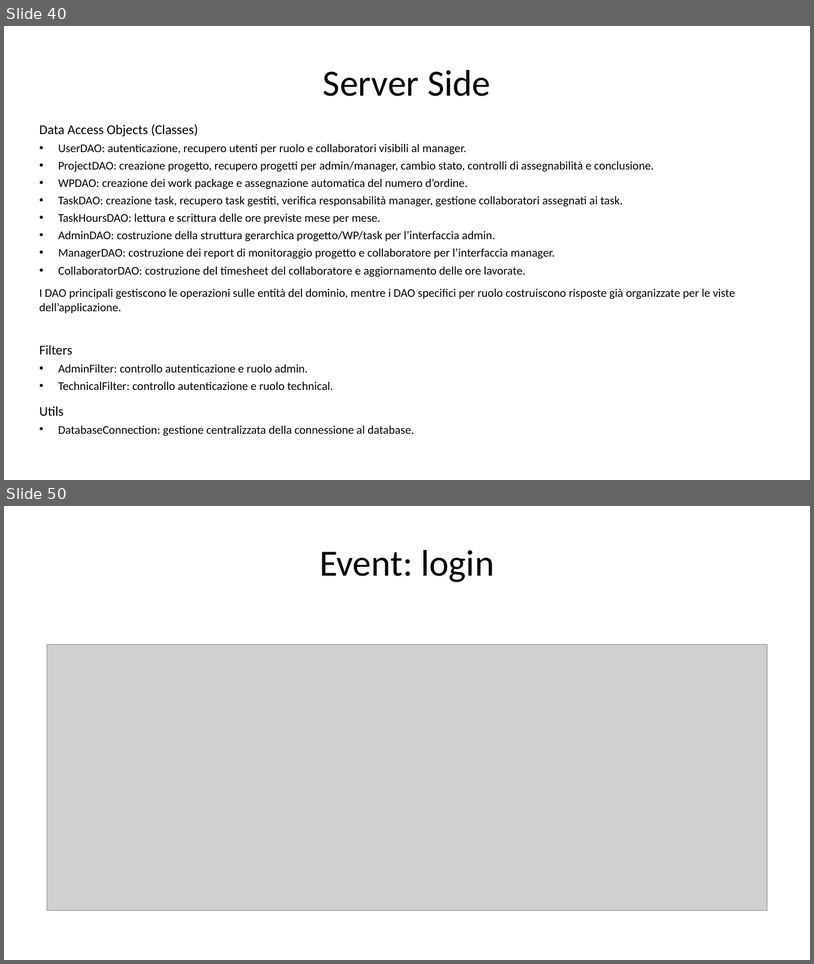
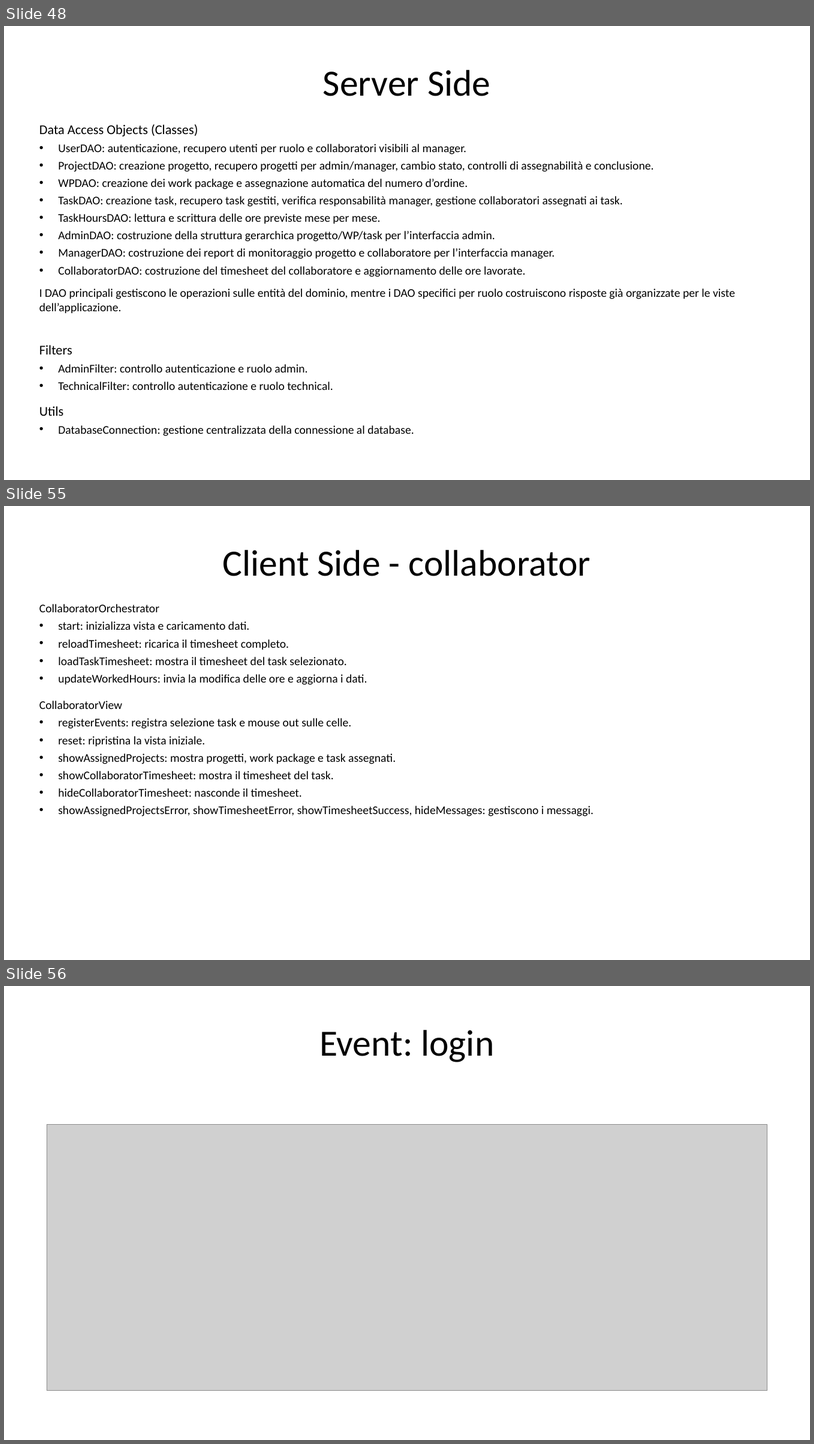
Before and after one commit to gilbertobrambilla/tiw-2026-html, a slide deck: docs/TIW_documentazione.pptx. Shown one above the other, each under a label of ours: slides 40 and 50 before the commit, slides 48, 55 and 56 after it; the slides between them are not shown. The pictures are 814x964 and 814x1444 pixels, drawn with LibreOffice and Linux fonts; fonts in the diff are those of the drawing; grey boxes stand for pictures. Boxes give left, top, right and bottom in pixels: in the first picture for what was removed or moved away, otherwise in the second. Text is boxed around its words. In the diff, an @@ line names an element or a change of style, - is before the commit and + after.

```diff
--- a/docs/TIW_documentazione.pptx
+++ b/docs/TIW_documentazione.pptx
@@ slide 55 added at (4, 506, 810, 960), background #FFFFFF @@
@@ text added at (223, 550, 591, 576), 44 pt, text #000000 @@
+Client Side - collaborator
@@ text added at (39, 604, 594, 816), 14 pt, text #000000 @@
+CollaboratorOrchestrator
+• start: inizializza vista e caricamento dati.
+• reloadTimesheet: ricarica il timesheet completo.
+• loadTaskTimesheet: mostra il timesheet del task selezionato.
+• updateWorkedHours: invia la modifica delle ore e aggiorna i dati.
+CollaboratorView
+• registerEvents: registra selezione task e mouse out sulle celle.
+• reset: ripristina la vista iniziale.
+• showAssignedProjects: mostra progetti, work package e task assegnati.
+• showCollaboratorTimesheet: mostra il timesheet del task.
+• hideCollaboratorTimesheet: nasconde il timesheet.
+• showAssignedProjectsError, showTimesheetError, showTimesheetSuccess, hideMessages: gestiscono i messaggi.
@@ what was slide 40 is now slide 48 @@
@@ what was slide 50 is now slide 56 @@
```
Also in this commit, not shown: 5 slides changed, 8 other slides added, 3 slides removed.
